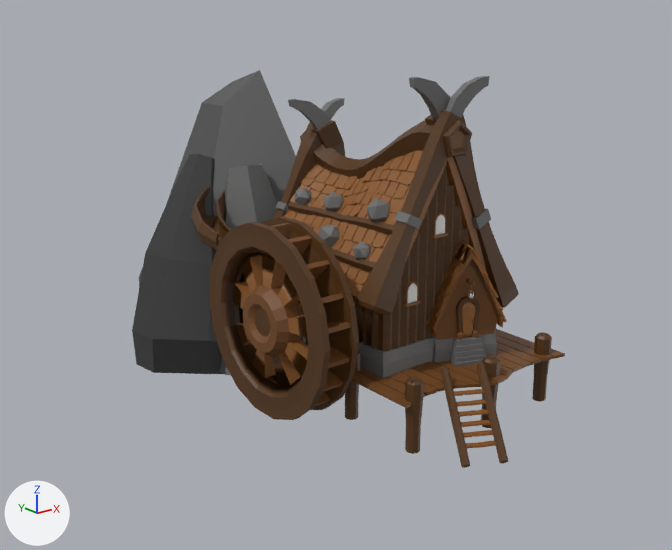
Two versions of the FBX model Viking-Game/Assets/Models/A_Base/A_MillBase.fbx, one commit apart.
The view is the same before and after, from a camera (50 mm lens) standing at (-38.8, -27.1, 23.9) and looking at (-19.5, -3.0, 14.2). The axes (+X, +Y, +Z) are drawn at lower left. The lights are the same throughout. Vertices at the same position are counted once.

Objects in the first picture: 'A_MillBase.001', 'A_MillBaseMill'.
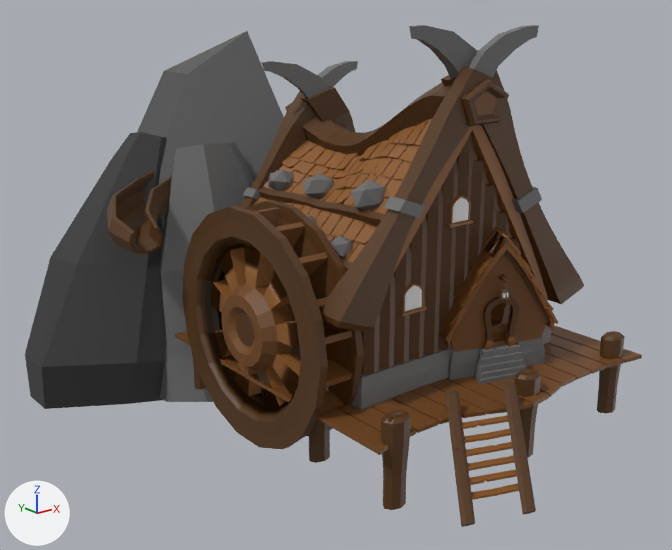
What changed in the scene script:
```text
Change me_plane_002:
    where me_plane_002.from_pydata(...)  # 7834 vertices, 6433 faces; spans x -571.0..356.0, y -552.0..625.0, z -1257.0..626.0
    used by ob_a_millbase_001; location = (-18.99, -5.49, 15.08); rotation_euler = (1.571, 0.0, 0.0), in degrees (90, 0, 0); scale = (0.01, 0.01, 0.01)
    me_plane_002 part 1: the loose piece of 124 vertices spanning x 25.0..74.0, y -177.0..-61.0, z 266.0..296.0 is deleted
Change ob_a_millbase_001:
    ob_a_millbase_001.location: (-18.99, -5.49, 15.08) -> (-18.55, -5.58, 15.2)
    ob_a_millbase_001.scale: (0.01, 0.01, 0.01) -> (0.017, 0.0121, 0.0121)
Change ob_a_millbasemill:
    ob_a_millbasemill.location: (-23.1, -4.7, 13.94) -> (-23.54, -4.61, 13.82)
    ob_a_millbasemill.scale: (0.01, 0.01, 0.01) -> (0.0121, 0.0121, 0.0121)
```

What differs and where, as boxes [x1, y1, x2, y2] in the pictures (672 x 550 px):
'A_MillBase.001', reshaped, moved, rescaled (42% wider, 26% taller)
    before: [132, 70, 565, 468]
    after: [25, 25, 642, 527]
'A_MillBaseMill', moved, rescaled (21% wider, 22% taller)
    before: [209, 216, 359, 420]
    after: [182, 200, 364, 449]
part 1 of me_plane_002, deleted
    before: [461, 302, 475, 337]
